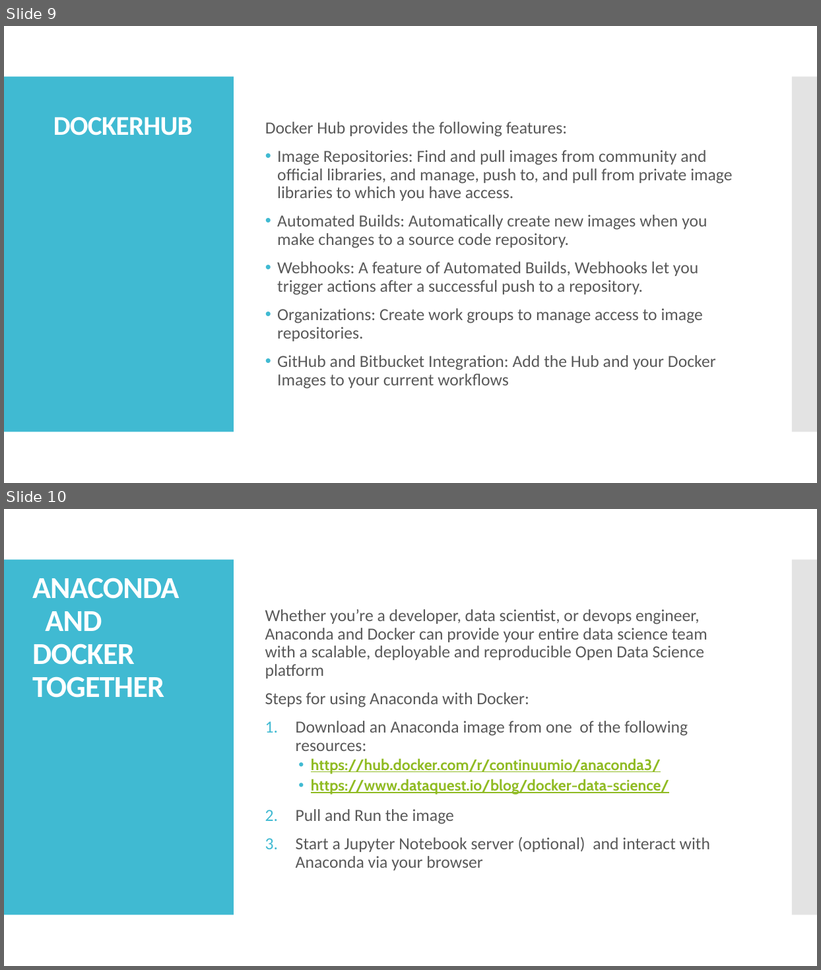
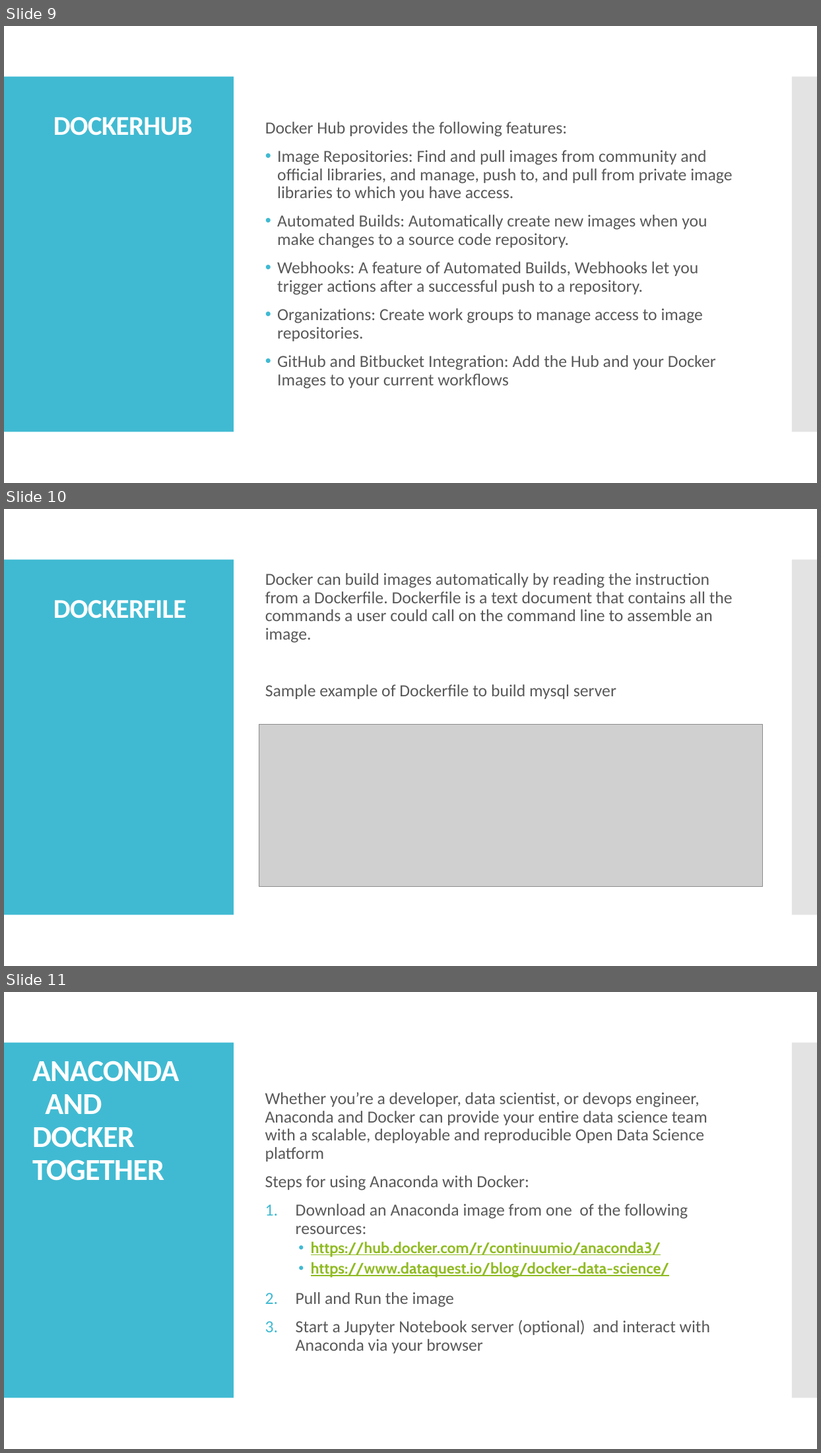
Before and after one commit to cu-noyvirt/docker-datascience, a slide deck: Docker.pptx. Shown one above the other, each under a label of ours: slides 9 and 10 before the commit, slides 9, 10 and 11 after it. The pictures are 821x970 and 821x1453 pixels, drawn with LibreOffice and Linux fonts; fonts in the diff are those of the drawing; grey boxes stand for pictures. Boxes give left, top, right and bottom in pixels: in the first picture for what was removed or moved away, otherwise in the second. Text is boxed around its words. In the diff, an @@ line names an element or a change of style, - is before the commit and + after.

```diff
--- a/Docker.pptx
+++ b/Docker.pptx
@@ slide 10 added at (4,509,817,966), background #FFFFFF; not listed: 2 template elements that a slide beside it also shows @@
@@ text added at (265,573,733,699), 20 pt, text #595959 @@
+Docker can build images automatically by reading the instruction from a Dockerfile. Dockerfile is a text document that contains all the commands a user could call on the command line to assemble an image.
+Sample example of Dockerfile to build mysql server
@@ title added at (54,600,187,619), 32 pt, text #FFFFFF, bold @@
+DOCKERFILE
@@ picture added at (259,725,763,887) @@
@@ what was slide 10 is now slide 11 @@
```
Also in this commit, not shown: 1 slide changed.
